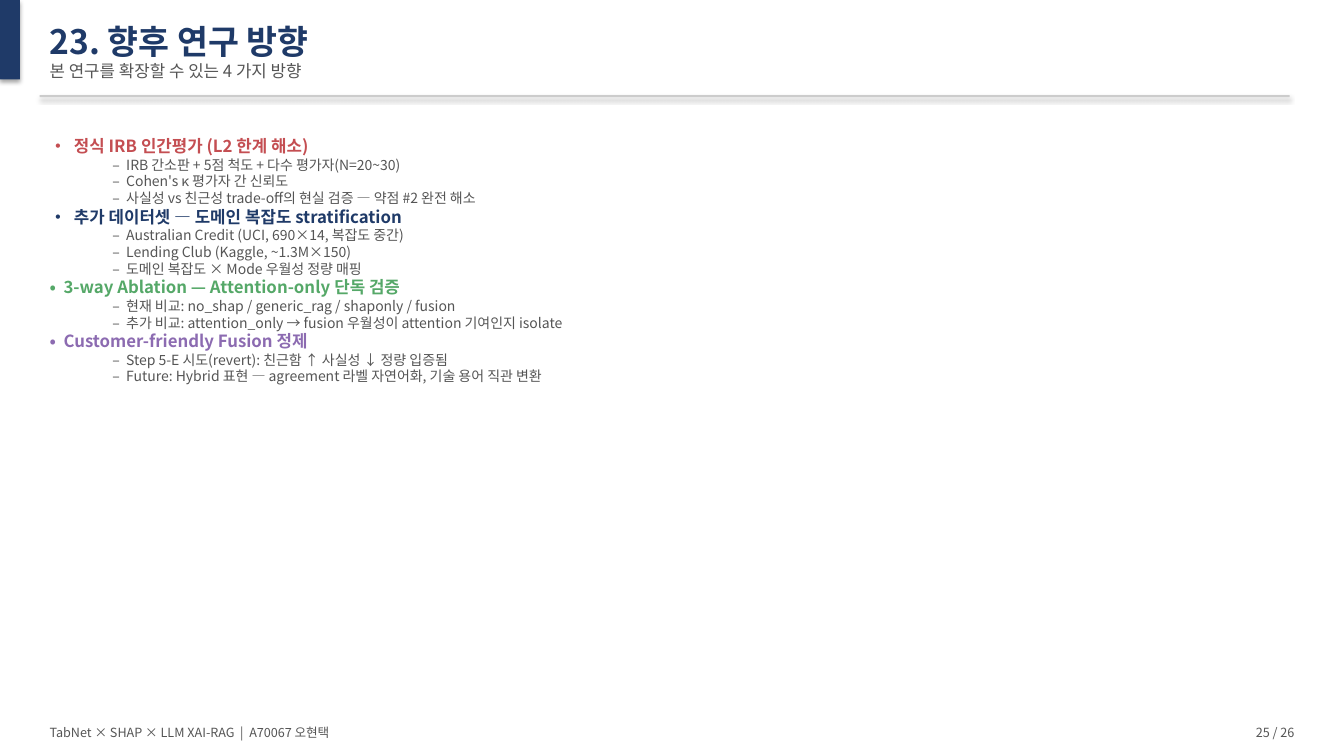
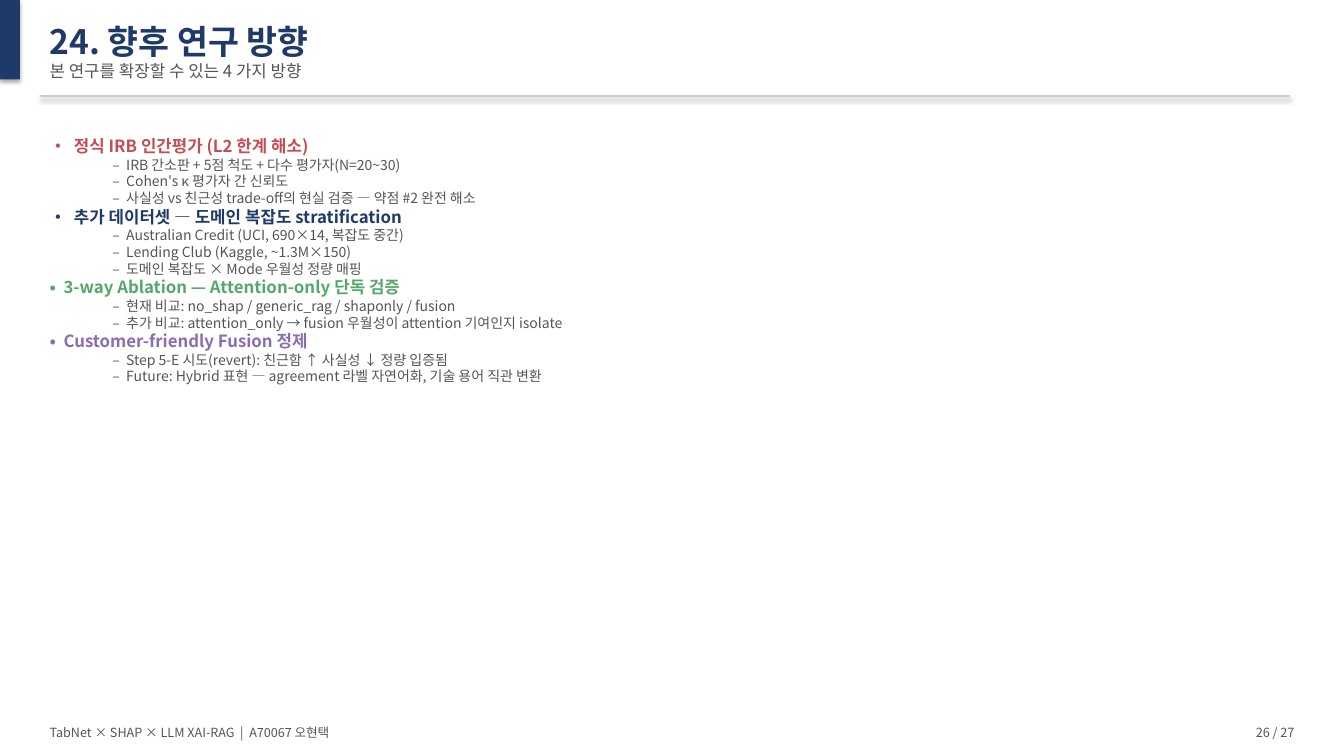
Before and after one commit to Tim-Green0/tabnet-xai-rag-credit, a slide deck: slide 26 of paper/thesis_slides.pptx (slide 25 before the commit). Drawn at 1344x756 pixels with LibreOffice and Linux fonts; fonts in the diff are those of the drawing. Boxes give left, top, right and bottom in pixels: in the first picture for what was removed or moved away, otherwise in the second. Text is boxed around its words. In the diff, an @@ line names an element or a change of style, - is before the commit and + after.

```diff
--- a/paper/thesis_slides.pptx
+++ b/paper/thesis_slides.pptx
@@ text at (50,25,309,57): text changed @@
-23. 향후 연구 방향
+24. 향후 연구 방향
@@ text at (1256,727,1294,737): text changed @@
-25 / 26
+26 / 27
```
Also in this commit, not shown: 22 other slides changed, 2 slides added, 1 slide removed, 1 other file.
